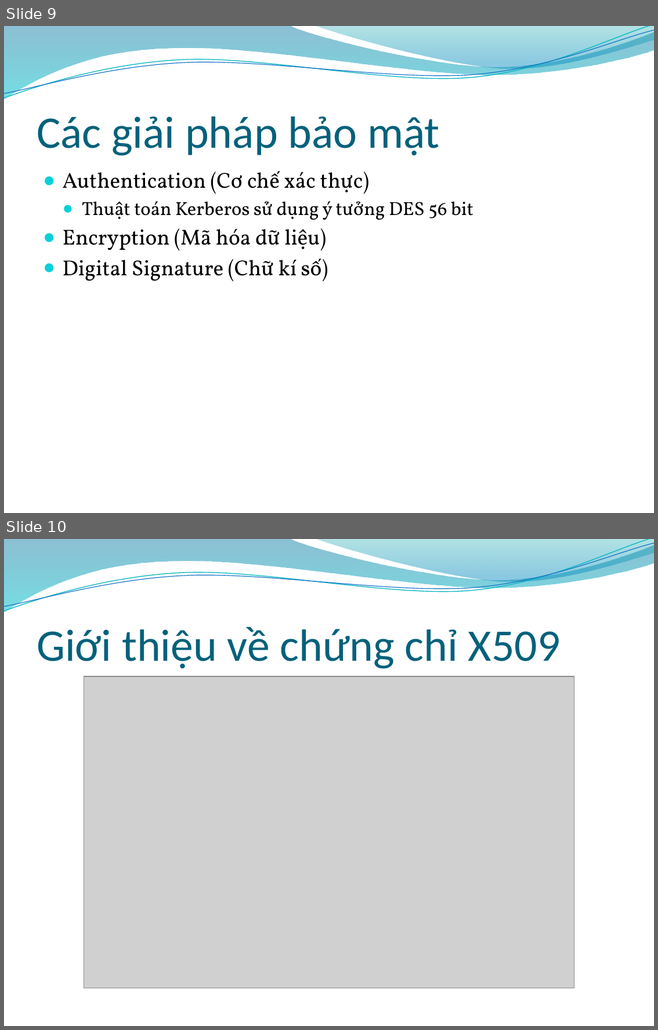
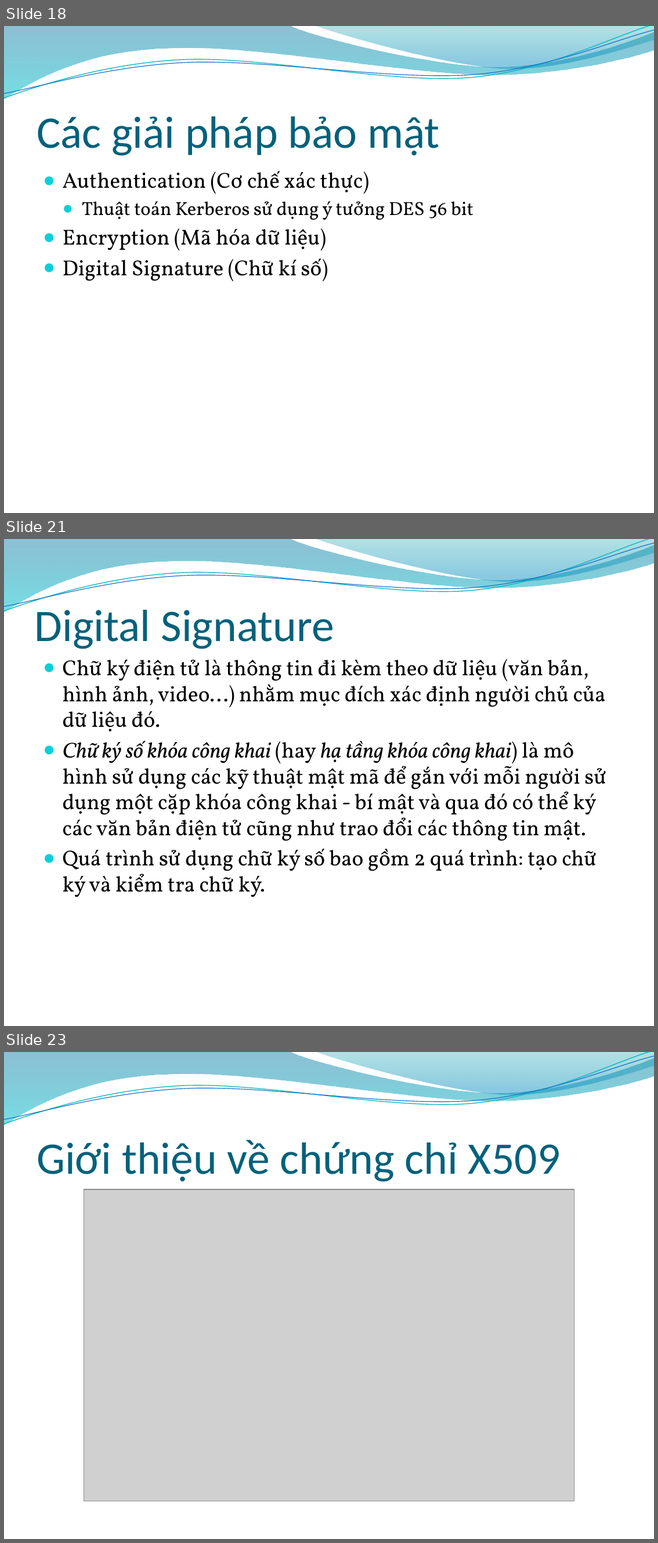
Before and after one commit to fast-link/bk-20102-assignment, a slide deck: An ninh mang/Bảo mật trong Web Service_Slide.pptx. Shown one above the other, each under a label of ours: slides 9 and 10 before the commit, slides 18, 21 and 23 after it; the slides between them are not shown. The pictures are 658x1030 and 658x1543 pixels, drawn with LibreOffice and Linux fonts; fonts in the diff are those of the drawing; grey boxes stand for pictures; background and template pictures are left out. Boxes give left, top, right and bottom in pixels: in the first picture for what was removed or moved away, otherwise in the second. Text is boxed around its words. In the diff, an @@ line names an element or a change of style, - is before the commit and + after.

```diff
--- a/An ninh mang/Bảo mật trong Web Service_Slide.pptx
+++ b/An ninh mang/Bảo mật trong Web Service_Slide.pptx
@@ slide 21 added at <box>4,539,654,1026</box>, background picture (left out); not listed: 4 template elements that a slide beside it also shows @@
@@ title added at <box>35,610,334,649</box>, 50 pt, text #04617B @@
+Digital Signature
@@ text added at <box>63,659,606,897</box>, 24 pt, text #000000 @@
+  ● Chữ ký điện tử là thông tin đi kèm theo dữ liệu (văn bản, hình ảnh, video...) nhằm mục đích xác định người chủ của dữ liệu đó.
+  ● Chữ ký số khóa công khai (hay hạ tầng khóa công khai) là mô hình sử dụng các kỹ thuật mật mã để gắn với mỗi người sử dụng một cặp khóa công khai - bí mật và qua đó có thể ký các văn bản điện tử cũng như trao đổi các thông tin mật.
+  ● Quá trình sử dụng chữ ký số bao gồm 2 quá trình: tạo chữ ký và kiểm tra chữ ký.
@@ what was slide 9 is now slide 18 @@
@@ what was slide 10 is now slide 23 @@
```
Also in this commit, not shown: 1 slide changed, 24 other slides added, 1 other file.
